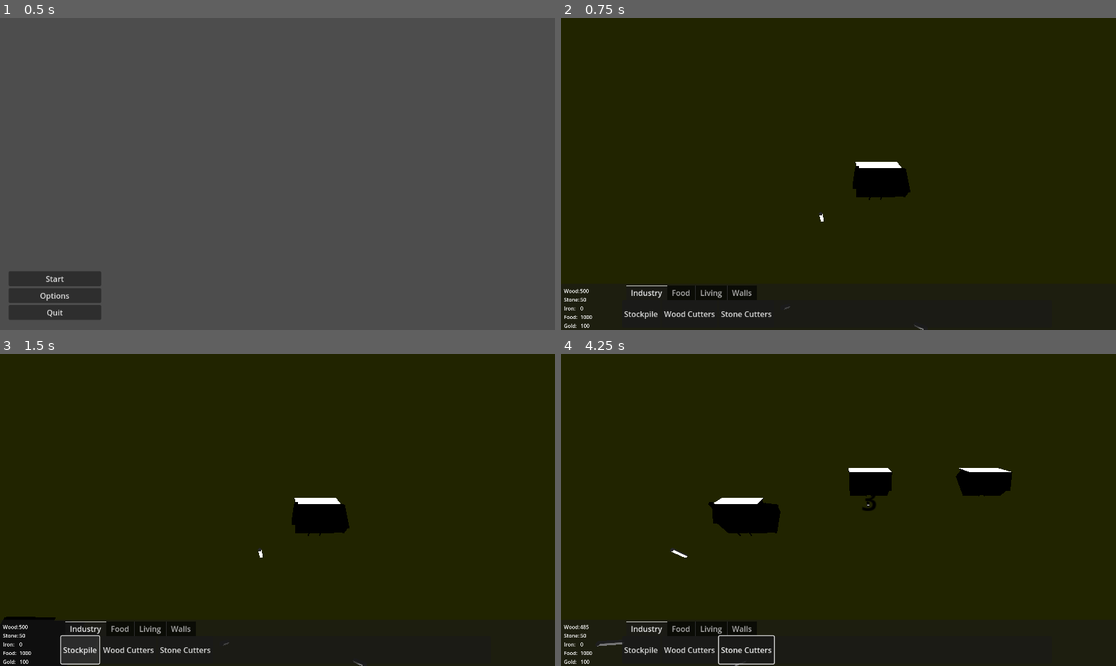
Above: before the commit, frames 1-4 (two rows, left to right).
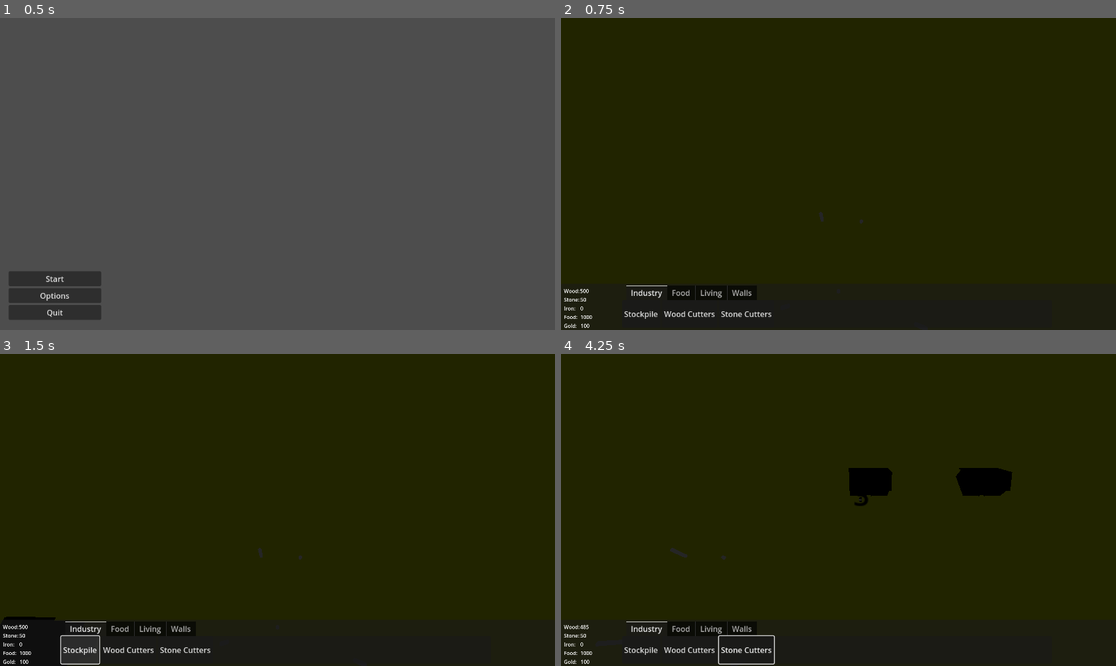
Above: after the commit, the same moments.

Repository: Billiamd1012/Bloodlines
Game: Godot game, scene res://scenes/menu/MainMenu.tscn
Same seed, same stepped clock (60 frames per second), same inputs: the game is played once before the commit and once after it.
Inputs (mouse positions are in pixels of both pictures, inside the frame that each line leads up to):
- Up to frame 1 (0.5 s): no input
- Up to frame 2 (0.75 s): click "Start" at 0.5 s
- Up to frame 3 (1.5 s): click "Stockpile" at 1.25 s
- Up to frame 4 (4.25 s): click "Wood Cutters" at 2 s; click "Stone Cutters" at 2.75 s; tap Enter at 3.5 s; move the mouse to (960, 494) at 3.52 s; hold D (moveRight) from 3.53 s (still down); click (960, 494) at 3.6 s

Frame 1 is identical in both runs. In frame 2, 1.1% of the frame differs, in the area x 40-66%, y 46-100%; in frame 3, 1.1%; in frame 4, 1.6%, in the area x 6-82%, y 36-100%.

Commit message:
added stonepile

Diff:
--- /dev/null
+++ b/assets/buildings/StonePile.tscn
@@ -0,0 +1,13 @@
+[gd_scene load_steps=3 format=3 uid="uid://dr5p8j5gxxr1x"]
+
+[sub_resource type="CylinderMesh" id="CylinderMesh_nl1iq"]
+
+[sub_resource type="CylinderShape3D" id="CylinderShape3D_l8uqh"]
+
+[node name="Stonepile" type="StaticBody3D"]
+
+[node name="MeshInstance3D" type="MeshInstance3D" parent="."]
+mesh = SubResource("CylinderMesh_nl1iq")
+
+[node name="CollisionShape3D" type="CollisionShape3D" parent="."]
+shape = SubResource("CylinderShape3D_l8uqh")
--- /dev/null
+++ b/assets/buildings/Tree.tscn
@@ -0,0 +1,16 @@
+[gd_scene load_steps=3 format=3 uid="uid://dele23y8ccyej"]
+
+[sub_resource type="CylinderMesh" id="7"]
+
+[sub_resource type="CylinderShape3D" id="8"]
+height = 13.8418
+
+[node name="Tree" type="StaticBody3D" groups=["tree"]]
+transform = Transform3D(1, 0, 0, 0, 1, 0, 0, 0, 1, 18.9714, -0.277464, 7.00252)
+
+[node name="MeshInstance3D" type="MeshInstance3D" parent="."]
+transform = Transform3D(1, 0, 0, 0, 3.917, 0, 0, 0, 1, 0, 3.01954, 0)
+mesh = SubResource("7")
+
+[node name="CollisionShape3D" type="CollisionShape3D" parent="."]
+shape = SubResource("8")
--- a/scenes/Room.tscn
+++ b/scenes/Room.tscn
@@ -2,10 +2,11 @@
 
 [ext_resource type="PackedScene" uid="uid://cfho5gvtnrob8" path="res://scenes/playerInterface/Camera.tscn" id="1"]
 [ext_resource type="Material" path="res://assets/menu/Ground.tres" id="2"]
+[ext_resource type="PackedScene" uid="uid://dele23y8ccyej" path="res://assets/buildings/Tree.tscn" id="3_enu61"]
 [ext_resource type="PackedScene" uid="uid://wxxgvp43lfc7" path="res://scenes/menu/PauseMenu.tscn" id="4"]
 [ext_resource type="PackedScene" uid="uid://m6xjuyy1eh1a" path="res://scenes/playerInterface/interface.tscn" id="4_mdfdb"]
 [ext_resource type="Script" path="res://scripts/playerInterface/MouseArea2D.gd" id="6"]
-[ext_resource type="PackedScene" uid="uid://cv15qgh2kmfsd" path="res://assets/buildings/WoodCutters.tscn" id="6_id6dk"]
+[ext_resource type="PackedScene" uid="uid://dr5p8j5gxxr1x" path="res://assets/buildings/StonePile.tscn" id="7_4b7to"]
 
 [sub_resource type="NavigationMesh" id="6"]
 vertices = PackedVector3Array(-5.75, 0.825076, -20, -5, 0.825076, -20, -5, 0.825076, -249.5, -6.25, 0.825076, -19, -5.7 …(1611 unchanged characters)…
@@ -21,9 +22,6 @@
 
 [sub_resource type="CylinderShape3D" id="8"]
 height = 13.8418
-
-[sub_resource type="CylinderShape3D" id="CylinderShape3D_8ic5q"]
-height = 1.0
 
 [sub_resource type="CircleShape2D" id="5"]
 
@@ -46,26 +44,7 @@
 [node name="CollisionShape3D" type="CollisionShape3D" parent="NavigationRegion3D/Ground"]
 shape = SubResource("BoxShape3D_eo277")
 
-[node name="Tree" type="StaticBody3D" parent="NavigationRegion3D" groups=["tree"]]
-transform = Transform3D(1, 0, 0, 0, 1, 0, 0, 0, 1, 18.9714, -0.277464, 7.00252)
-
-[node name="MeshInstance3D" type="MeshInstance3D" parent="NavigationRegion3D/Tree"]
-transform = Transform3D(1, 0, 0, 0, 3.917, 0, 0, 0, 1, 0, 3.01954, 0)
-mesh = SubResource("7")
-
-[node name="CollisionShape3D" type="CollisionShape3D" parent="NavigationRegion3D/Tree"]
-shape = SubResource("8")
-
-[node name="StonePile" type="StaticBody3D" parent="NavigationRegion3D" groups=["stone"]]
-transform = Transform3D(1, 0, 0, 0, 1, 0, 0, 0, 1, 39.3065, -0.277464, 25.7672)
-
-[node name="MeshInstance3D" type="MeshInstance3D" parent="NavigationRegion3D/StonePile"]
-transform = Transform3D(1, 0, 0, 0, 0.377657, 0, 0, 0, 1, 0, -0.2738, 0)
-mesh = SubResource("7")
-
-[node name="CollisionShape3D" type="CollisionShape3D" parent="NavigationRegion3D/StonePile"]
-transform = Transform3D(1, 0, 0, 0, 1, 0, 0, 0, 1, 0, -0.272957, 0)
-shape = SubResource("CylinderShape3D_8ic5q")
+[node name="Tree" parent="NavigationRegion3D" instance=ExtResource("3_enu61")]
 
 [node name="Tree2" type="StaticBody3D" parent="NavigationRegion3D" groups=["tree"]]
 transform = Transform3D(1, 0, 0, 0, 1, 0, 0, 0, 1, -5.00522, -0.277464, -18.9607)
@@ -87,6 +66,9 @@
 [node name="CollisionShape3D" type="CollisionShape3D" parent="NavigationRegion3D/Tree3"]
 shape = SubResource("8")
 
+[node name="Stonepile" parent="NavigationRegion3D" groups=["stone"] instance=ExtResource("7_4b7to")]
+transform = Transform3D(1, 0, 0, 0, 1, 0, 0, 0, 1, 6.94468, 0.5, -18.457)
+
 [node name="MouseArea" type="Area2D" parent="."]
 script = ExtResource("6")
 
@@ -98,9 +80,4 @@
 [node name="CameraWrapper" parent="." instance=ExtResource("1")]
 transform = Transform3D(1, 0, 0, 0, 1, 0, 0, 0, 1, 0, 61.9013, 0)
 
-[node name="DirectionalLight3D" type="DirectionalLight3D" parent="."]
-transform = Transform3D(1, 0, 0, 0, 1, 0, 0, 0, 1, 0, 159.27, 68.0903)
-light_energy = 16.0
-
-[node name="WoodCutters" parent="." instance=ExtResource("6_id6dk")]
-transform = Transform3D(10, 0, 0, 0, 10, 0, 0, 0, 10, 13.5571, 0.5, -30.3198)
+[node name="DirectionalLight3D" parent="." instance=ExtResource("7_4b7to")]
